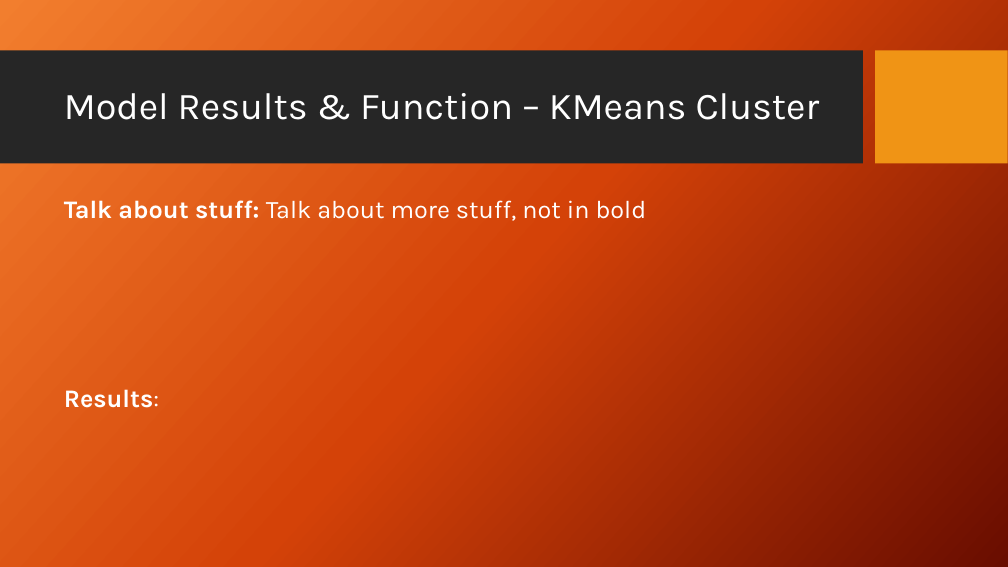
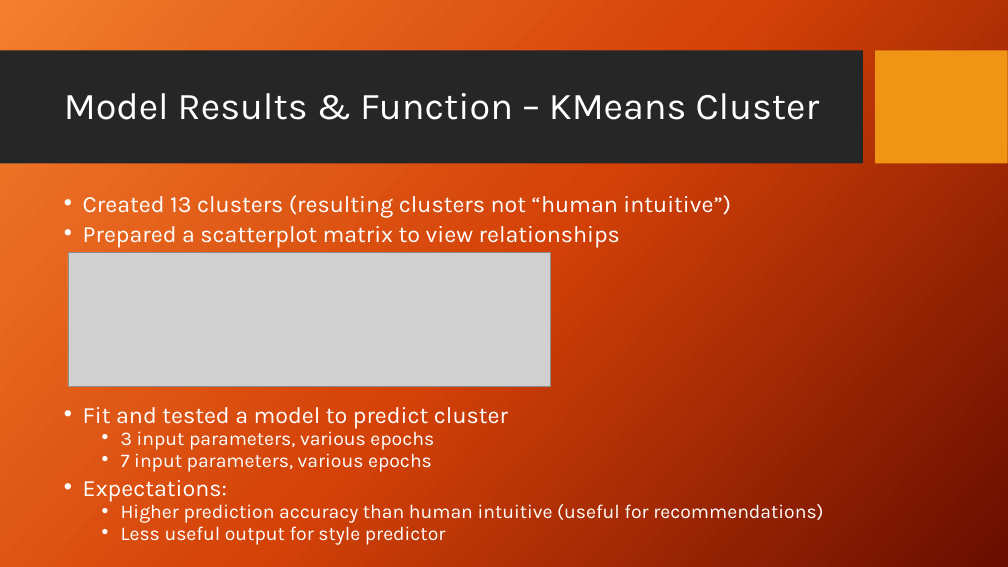
Before and after one commit to brbales/brews_and_views, a slide deck: slide 12 of Neural Beer_Working_042318.pptx (slide 11 before the commit). Drawn at 1008x567 pixels with LibreOffice and Linux fonts; fonts in the diff are those of the drawing; grey boxes stand for pictures; background and template pictures are left out. Boxes give left, top, right and bottom in pixels: in the first picture for what was removed or moved away, otherwise in the second. Text is boxed around its words. In the diff, an @@ line names an element or a change of style, - is before the commit and + after.

```diff
--- a/Neural Beer_Working_042318.pptx
+++ b/Neural Beer_Working_042318.pptx
@@ text at [83,195,823,545]: text changed; size 24 to 18.5 pt @@
-Talk about stuff: Talk about more stuff, not in bold
-Results:
+• Created 13 clusters (resulting clusters not “human intuitive”)
+• Prepared a scatterplot matrix to view relationships
+• Fit and tested a model to predict cluster
+  • 3 input parameters, various epochs
+  • 7 input parameters, various epochs
+• Expectations:
+  • Higher prediction accuracy than human intuitive (useful for recommendations)
+  • Less useful output for style predictor
@@ picture added at [68,253,551,386] @@
```
Also in this commit, not shown: 3 other slides changed, 1 slide added.
